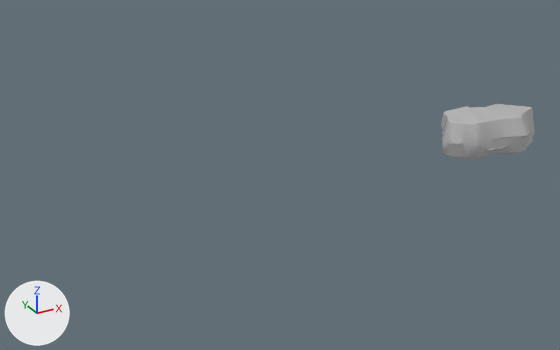
The FBX model Assets/Models/Models_Environment/ModelsMars/SM_Mars_Cliff_03.fbx, before and after one commit.
One viewpoint serves both versions: a camera (50 mm lens) standing at (-87.0, -346.0, 180.0) and looking at (104.0, 2.0, 6.0). The lights are fixed; the arrows at lower left show +X, +Y and +Z. Both versions are drawn at frame 1 of the action 'Take 001'; the numbers are the values there.

Objects in the first picture: 'SM_Mars_Cliff_03'.
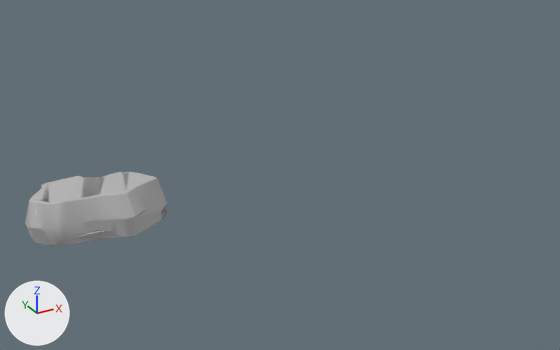
Boxes (x1, y1, x2, y2) around the edits, measured in the pictures (560 x 350 px):
'SM_Mars_Cliff_03', moved
    before: (441, 104, 534, 159)
    after: (25, 172, 167, 246)
'SM_Mars_Cliff_03_col', now drawn
    after: (30, 172, 162, 245)

What changed in the scene script:
```text
Change ob_sm_mars_cliff_03:
    ob_sm_mars_cliff_03.location: (244.2, -10.2, 0.0) -> (0.0, 0.0, 0.0)
```
